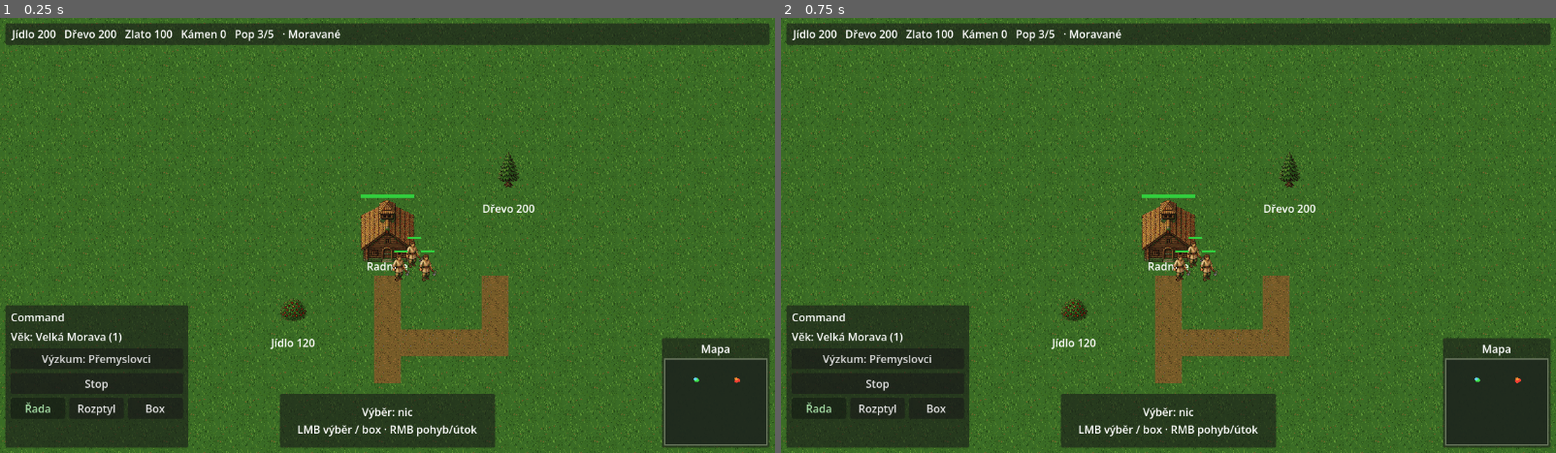
Above: before the commit, frames 1-2 (left to right).
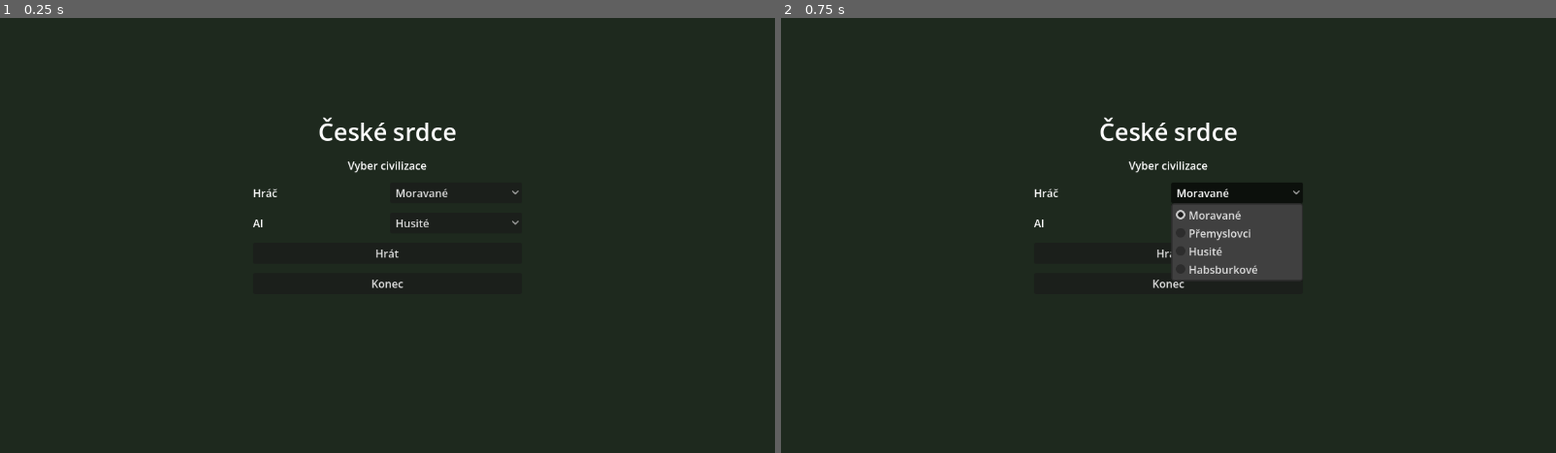
Above: after the commit, the same moments.

Repository: Kosino/ceske-srdce
Game: Godot game, scene res://scenes/ui/MainMenu.tscn
The game is run twice, just before and just after one commit, with the same random seed, the same clock (stepped at 60 frames per second) and the same inputs. Before the commit the project starts from res://scenes/map/Map.tscn.
Inputs (mouse positions are in pixels of both pictures, inside the frame that each line leads up to):
- Up to frame 1 (0.25 s): no input
- Up to frame 2 (0.75 s): click (1238, 192) at 0.5 s, where only the run after the commit has a clickable "Moravané"

The runs differ from the first frame. In frame 1, 83% of the frame differs, in the area x 0-100%, y 0-100%; in frame 2, 83%.

Commit message:
Fáze 3: main menu civ pick + victory/defeat overlay
MainMenu is main_scene; headless still runs Map smokes after menu civ test.
Win/loss requires hall + all units; overlay with time, Znovu, Hlavní menu.

Co-authored-by: Kosino <Kosino@users.noreply.github.com>

Diff:
--- a/project.godot
+++ b/project.godot
@@ -3,7 +3,7 @@
 [application]
 
 config/name="České srdce"
-run/main_scene="res://scenes/map/Map.tscn"
+run/main_scene="res://scenes/ui/MainMenu.tscn"
 config/features=PackedStringArray("4.7", "Forward Plus")
 
 [autoload]
--- /dev/null
+++ b/scenes/ui/MainMenu.tscn
@@ -0,0 +1,87 @@
+[gd_scene load_steps=2 format=3]
+
+[ext_resource type="Script" path="res://scripts/ui/MainMenu.gd" id="1_menu"]
+
+[node name="MainMenu" type="Control"]
+layout_mode = 3
+anchors_preset = 15
+anchor_right = 1.0
+anchor_bottom = 1.0
+grow_horizontal = 2
+grow_vertical = 2
+script = ExtResource("1_menu")
+
+[node name="Bg" type="ColorRect" parent="."]
+layout_mode = 1
+anchors_preset = 15
+anchor_right = 1.0
+anchor_bottom = 1.0
+grow_horizontal = 2
+grow_vertical = 2
+color = Color(0.12, 0.16, 0.12, 1)
+
+[node name="Center" type="VBoxContainer" parent="."]
+layout_mode = 1
+anchors_preset = 8
+anchor_left = 0.5
+anchor_top = 0.5
+anchor_right = 0.5
+anchor_bottom = 0.5
+offset_left = -200.0
+offset_top = -180.0
+offset_right = 200.0
+offset_bottom = 180.0
+grow_horizontal = 2
+grow_vertical = 2
+theme_override_constants/separation = 14
+
+[node name="TitleLabel" type="Label" parent="Center"]
+unique_name_in_owner = true
+layout_mode = 2
+theme_override_font_sizes/font_size = 36
+text = "České srdce"
+horizontal_alignment = 1
+
+[node name="Subtitle" type="Label" parent="Center"]
+layout_mode = 2
+text = "Vyber civilizace"
+horizontal_alignment = 1
+
+[node name="PlayerRow" type="HBoxContainer" parent="Center"]
+layout_mode = 2
+theme_override_constants/separation = 8
+
+[node name="PlayerLbl" type="Label" parent="Center/PlayerRow"]
+layout_mode = 2
+size_flags_horizontal = 3
+text = "Hráč"
+
+[node name="PlayerCivOption" type="OptionButton" parent="Center/PlayerRow"]
+unique_name_in_owner = true
+layout_mode = 2
+size_flags_horizontal = 3
+
+[node name="EnemyRow" type="HBoxContainer" parent="Center"]
+layout_mode = 2
+theme_override_constants/separation = 8
+
+[node name="EnemyLbl" type="Label" parent="Center/EnemyRow"]
+layout_mode = 2
+size_flags_horizontal = 3
+text = "AI"
+
+[node name="EnemyCivOption" type="OptionButton" parent="Center/EnemyRow"]
+unique_name_in_owner = true
+layout_mode = 2
+size_flags_horizontal = 3
+
+[node name="PlayButton" type="Button" parent="Center"]
+layout_mode = 2
+text = "Hrát"
+
+[node name="QuitButton" type="Button" parent="Center"]
+layout_mode = 2
+text = "Konec"
+
+[connection signal="pressed" from="Center/PlayButton" to="." method="_on_play_pressed"]
+[connection signal="pressed" from="Center/QuitButton" to="." method="_on_quit_pressed"]
--- a/scripts/game/VictoryController.gd
+++ b/scripts/game/VictoryController.gd
@@ -1,14 +1,33 @@
 extends Node
 class_name VictoryController
+## Win: enemy Radnice down + no enemy units. Loss: player Radnice down + no player units.
 
 signal match_ended(player_won: bool)
 
 var ended: bool = false
+var player_won: bool = false
+var _enemy_hall_down: bool = false
+var _player_hall_down: bool = false
+var _match_start_msec: int = 0
+var _overlay: CanvasLayer
+var _title_label: Label
+var _time_label: Label
 
 
 func _ready() -> void:
 	add_to_group("victory_controller")
+	_match_start_msec = Time.get_ticks_msec()
+	process_mode = Node.PROCESS_MODE_ALWAYS
 	call_deferred("_connect_halls")
+
+
+func _process(_delta: float) -> void:
+	if ended:
+		return
+	if _enemy_hall_down and _no_units_in_group("enemy_units"):
+		_end_match(true)
+	elif _player_hall_down and _no_units_in_group("player_units"):
+		_end_match(false)
 
 
 func _connect_halls() -> void:
@@ -28,14 +47,148 @@
 
 
 func _on_hall_destroyed(hall: DropOff) -> void:
+	if hall.team != 0:
+		_enemy_hall_down = true
+		print("[VICTORY] enemy Radnice destroyed — waiting for remaining units")
+	else:
+		_player_hall_down = true
+		print("[DEFEAT] player Radnice destroyed — waiting for remaining units")
+
+
+func _no_units_in_group(group: String) -> bool:
+	for n in get_tree().get_nodes_in_group(group):
+		if is_instance_valid(n):
+			return false
+	return true
+
+
+func match_elapsed_sec() -> float:
+	return float(Time.get_ticks_msec() - _match_start_msec) / 1000.0
+
+
+func force_check() -> void:
+	## Headless / screenshot helper.
+	_process(0.0)
+
+
+func _end_match(won: bool) -> void:
 	if ended:
 		return
 	ended = true
-	var player_won := hall.team != 0
-	if player_won:
-		print("[VICTORY] enemy Radnice destroyed — player wins")
-		NotificationManager.show_message("Vítězství! Nepřátelská radnice padla.")
+	player_won = won
+	var secs := match_elapsed_sec()
+	if won:
+		print("[VICTORY] player wins after %.1fs" % secs)
+		NotificationManager.show_message("Vítězství!")
 	else:
-		print("[DEFEAT] player Radnice destroyed — player loses")
-		NotificationManager.show_message("Porážka! Tvá radnice byla zničena.")
-	match_ended.emit(player_won)
+		print("[DEFEAT] player loses after %.1fs" % secs)
+		NotificationManager.show_message("Porážka!")
+	_show_overlay(won, secs)
+	get_tree().paused = true
+	match_ended.emit(won)
+
+
+func _show_overlay(won: bool, secs: float) -> void:
+	if _overlay and is_instance_valid(_overlay):
+		_overlay.queue_free()
+	_overlay = CanvasLayer.new()
+	_overlay.name = "MatchEndOverlay"
+	_overlay.layer = 100
+	_overlay.process_mode = Node.PROCESS_MODE_ALWAYS
+	var root := get_tree().current_scene
+	if root:
+		root.add_child(_overlay)
+	else:
+		add_child(_overlay)
+
+	var dim := ColorRect.new()
+	dim.set_anchors_preset(Control.PRESET_FULL_RECT)
+	dim.color = Color(0, 0, 0, 0.55)
+	dim.mouse_filter = Control.MOUSE_FILTER_STOP
+	_overlay.add_child(dim)
+
+	var panel := PanelContainer.new()
+	panel.set_anchors_preset(Control.PRESET_CENTER)
+	panel.offset_left = -180.0
+	panel.offset_top = -120.0
+	panel.offset_right = 180.0
+	panel.offset_bottom = 120.0
+	_overlay.add_child(panel)
+
+	var margin := MarginContainer.new()
+	margin.add_theme_constant_override("margin_left", 16)
+	margin.add_theme_constant_override("margin_top", 16)
+	margin.add_theme_constant_override("margin_right", 16)
+	margin.add_theme_constant_override("margin_bottom", 16)
+	panel.add_child(margin)
+
+	var vbox := VBoxContainer.new()
+	vbox.add_theme_constant_override("separation", 12)
+	margin.add_child(vbox)
+
+	_title_label = Label.new()
+	_title_label.name = "EndTitle"
+	_title_label.horizontal_alignment = HORIZONTAL_ALIGNMENT_CENTER
+	_title_label.text = "Vítězství!" if won else "Porážka"
+	_title_label.add_theme_font_size_override("font_size", 28)
+	vbox.add_child(_title_label)
+
+	_time_label = Label.new()
+	_time_label.name = "EndTime"
+	_time_label.horizontal_alignment = HORIZONTAL_ALIGNMENT_CENTER
+	_time_label.text = "Čas: %s" % _format_time(secs)
+	vbox.add_child(_time_label)
+
+	var row := HBoxContainer.new()
+	row.add_theme_constant_override("separation", 10)
+	row.alignment = BoxContainer.ALIGNMENT_CENTER
+	vbox.add_child(row)
+
+	var again := Button.new()
+	again.name = "AgainButton"
+	again.text = "Znovu"
+	again.pressed.connect(_on_again_pressed)
+	row.add_child(again)
+
+	var menu := Button.new()
+	menu.name = "MenuButton"
+	menu.text = "Hlavní menu"
+	menu.pressed.connect(_on_menu_pressed)
+	row.add_child(menu)
+
+
+func _format_time(secs: float) -> String:
+	var total := int(floor(secs))
+	var m := total / 60
+	var s := total % 60
+	return "%d:%02d" % [m, s]
+
+
+func _on_again_pressed() -> void:
+	get_tree().paused = false
+	get_tree().change_scene_to_file("res://scenes/map/Map.tscn")
+
+
+func _on_menu_pressed() -> void:
+	get_tree().paused = false
+	get_tree().change_scene_to_file("res://scenes/ui/MainMenu.tscn")
+
+
+func get_overlay() -> CanvasLayer:
+	return _overlay
+
+
+func reset_for_test() -> void:
+	ended = false
+	player_won = false
+	_enemy_hall_down = false
+	_player_hall_down = false
+	_match_start_msec = Time.get_ticks_msec()
+	if get_tree():
+		get_tree().paused = false
+	if _overlay and is_instance_valid(_overlay):
+		_overlay.queue_free()
+	_overlay = null
+	_title_label = null
+	_time_label = null
+	call_deferred("_connect_halls")
--- a/scripts/map/Map.gd
+++ b/scripts/map/Map.gd
@@ -44,8 +44,12 @@
 		await _run_formation_smoke()
 		await _run_ai_economy_smoke()
 		await _run_hud_layout_smoke()
+		await _run_victory_smoke()
+		await _run_defeat_smoke()
 	elif not Engine.is_editor_hint() and OS.get_cmdline_user_args().has("--hud-shot"):
 		await prepare_hud_screenshot()
+	elif not Engine.is_editor_hint() and OS.get_cmdline_user_args().has("--victory-shot"):
+		await prepare_victory_screenshot()
 	elif not Engine.is_editor_hint() and OS.get_cmdline_user_args().has("--formation-shot"):
 		await prepare_formation_screenshot()
 	elif not Engine.is_editor_hint() and OS.get_cmdline_user_args().has("--ai-shot"):
@@ -53,6 +57,35 @@
 	else:
 		await _sample_windowed_fps()
 	NotificationManager.show_message("Start: Radnice + vesničané + zdroje. F3 debug.")
+
+
+## Windowed screenshot of victory overlay (enemy hall + units cleared).
+func prepare_victory_screenshot() -> void:
+	DisplayServer.window_set_size(Vector2i(1280, 720))
+	var debug := get_node_or_null("DebugPanel")
+	if debug:
+		debug.visible = false
+	var ai := get_node_or_null("SimpleEnemyAI") as SimpleEnemyAI
+	if ai:
+		ai.set_process(false)
+	var victory := get_node_or_null("VictoryController") as VictoryController
+	await get_tree().create_timer(0.4).timeout
+	for n in get_tree().get_nodes_in_group("enemy_units"):
+		if is_instance_valid(n):
+			n.queue_free()
+	await get_tree().physics_frame
+	var enemy_hall := get_tree().get_first_node_in_group("enemy_town_hall") as DropOff
+	if enemy_hall:
+		enemy_hall.take_damage(enemy_hall.max_hp + 10.0)
+	await get_tree().physics_frame
+	await get_tree().physics_frame
+	if victory:
+		victory.force_check()
+	# Unpause so the viewport can present the overlay for capture.
+	get_tree().paused = false
+	await get_tree().create_timer(0.4, true, false, true).timeout
+	await get_tree().process_frame
+	_save_shot("victory.png", 0)
 
 
 ## Windowed screenshot of AoE-like HUD with a villager selected (build buttons).
@@ -814,6 +847,80 @@
 		print("[TEST] FAIL HUD layout + villager builds + DebugPanel hidden")
 
 
+## Win = enemy hall down + no enemy units; overlay Vítězství!
+func _run_victory_smoke() -> void:
+	await get_tree().physics_frame
+	var victory := get_node_or_null("VictoryController") as VictoryController
+	var ai := get_node_or_null("SimpleEnemyAI") as SimpleEnemyAI
+	if victory == null:
+		print("[TEST] FAIL victory: no VictoryController")
+		return
+	if ai:
+		ai.set_process(false)
+	victory.reset_for_test()
+	for n in get_tree().get_nodes_in_group("enemy_units"):
+		if is_instance_valid(n):
+			n.queue_free()
+	await get_tree().physics_frame
+	var enemy_hall := get_tree().get_first_node_in_group("enemy_town_hall") as DropOff
+	if enemy_hall == null:
+		print("[TEST] FAIL victory: no enemy hall")
+		return
+	enemy_hall.take_damage(enemy_hall.max_hp + 10.0)
+	await get_tree().physics_frame
+	await get_tree().physics_frame
+	victory.force_check()
+	await get_tree().process_frame
+	var overlay := victory.get_overlay()
+	var title_ok := false
+	if overlay:
+		var title := overlay.find_child("EndTitle", true, false) as Label
+		title_ok = title != null and title.text.contains("Vítězství")
+	var ok := victory.ended and victory.player_won and title_ok
+	print("[TEST] victory ended=%s won=%s title_ok=%s" % [victory.ended, victory.player_won, title_ok])
+	if ok:
+		print("[TEST] PASS victory overlay")
+	else:
+		print("[TEST] FAIL victory overlay")
+	victory.reset_for_test()
+
+
+## Loss = player hall down + no player units; overlay Porážka.
+func _run_defeat_smoke() -> void:
+	await get_tree().physics_frame
+	var victory := get_node_or_null("VictoryController") as VictoryController
+	if victory == null:
+		print("[TEST] FAIL defeat: no VictoryController")
+		return
+	victory.reset_for_test()
+	# Keep a spare unit list; free player units after hall dies.
+	var player_hall := get_tree().get_first_node_in_group("player_town_hall") as DropOff
+	if player_hall == null:
+		print("[TEST] FAIL defeat: no player hall")
+		return
+	player_hall.take_damage(player_hall.max_hp + 10.0)
+	await get_tree().physics_frame
+	for n in get_tree().get_nodes_in_group("player_units"):
+		if is_instance_valid(n):
+			n.queue_free()
+	await get_tree().physics_frame
+	await get_tree().physics_frame
+	victory.force_check()
+	await get_tree().process_frame
+	var overlay := victory.get_overlay()
+	var title_ok := false
+	if overlay:
+		var title := overlay.find_child("EndTitle", true, false) as Label
+		title_ok = title != null and title.text.contains("Porážka")
+	var ok := victory.ended and not victory.player_won and title_ok
+	print("[TEST] defeat ended=%s won=%s title_ok=%s" % [victory.ended, victory.player_won, title_ok])
+	if ok:
+		print("[TEST] PASS defeat overlay")
+	else:
+		print("[TEST] FAIL defeat overlay")
+	victory.reset_for_test()
+
+
 ## AI economy: places ≥1 building and launches a wave within timeout (Husité).
 func _run_ai_economy_smoke() -> void:
 	var ai := get_node_or_null("SimpleEnemyAI") as SimpleEnemyAI
--- /dev/null
+++ b/scripts/ui/MainMenu.gd
@@ -0,0 +1,121 @@
+extends Control
+class_name MainMenu
+## Title screen — pick player + AI civ, then Hrát.
+
+
+const MAP_SCENE := "res://scenes/map/Map.tscn"
+const CIV_ORDER := [
+	CivData.MORAVANE,
+	CivData.PREMYSLOVCI,
+	CivData.HUSITE,
+	CivData.HABSBURKOVE,
+]
+
+@onready var player_option: OptionButton = %PlayerCivOption
+@onready var enemy_option: OptionButton = %EnemyCivOption
+@onready var title_label: Label = %TitleLabel
+
+
+func _ready() -> void:
+	add_to_group("main_menu")
+	_fill_civ_options()
+	_select_civ(player_option, CivData.DEFAULT_PLAYER)
+	_select_civ(enemy_option, CivData.DEFAULT_ENEMY)
+
+	if DisplayServer.get_name() == "headless":
+		await _run_menu_civ_smoke()
+		# Reset defaults so Map smokes stay stable, then load Map (runs all headless tests).
+		GameManager.player_civ = CivData.DEFAULT_PLAYER
+		GameManager.enemy_civ = CivData.DEFAULT_ENEMY
+		get_tree().change_scene_to_file(MAP_SCENE)
+		return
+
+	var args := OS.get_cmdline_user_args()
+	if args.has("--menu-shot"):
+		await _capture_menu_shot()
+		return
+	# Feature screenshots that need the map.
+	for flag in ["--hud-shot", "--victory-shot", "--formation-shot", "--ai-shot"]:
+		if args.has(flag):
+			get_tree().change_scene_to_file(MAP_SCENE)
+			return
+
+
+func _fill_civ_options() -> void:
+	for opt in [player_option, enemy_option]:
+		if opt == null:
+			continue
+		opt.clear()
+		for id in CIV_ORDER:
+			opt.add_item(CivData.civ_name(id))
+			opt.set_item_metadata(opt.item_count - 1, id)
+
+
+func _select_civ(opt: OptionButton, civ_id: String) -> void:
+	if opt == null:
+		return
+	for i in opt.item_count:
+		if str(opt.get_item_metadata(i)) == civ_id:
+			opt.select(i)
+			return
+
+
+func selected_player_civ() -> String:
+	if player_option == null or player_option.selected < 0:
+		return CivData.DEFAULT_PLAYER
+	return str(player_option.get_item_metadata(player_option.selected))
+
+
+func selected_enemy_civ() -> String:
+	if enemy_option == null or enemy_option.selected < 0:
+		return CivData.DEFAULT_ENEMY
+	return str(enemy_option.get_item_metadata(enemy_option.selected))
+
+
+func apply_civ_selection() -> void:
+	GameManager.player_civ = selected_player_civ()
+	GameManager.enemy_civ = selected_enemy_civ()
+
+
+func _on_play_pressed() -> void:
+	apply_civ_selection()
+	get_tree().change_scene_to_file(MAP_SCENE)
+
+
+func _on_quit_pressed() -> void:
+	get_tree().quit()
+
+
+func _run_menu_civ_smoke() -> void:
+	_select_civ(player_option, CivData.PREMYSLOVCI)
+	_select_civ(enemy_option, CivData.HABSBURKOVE)
+	apply_civ_selection()
+	var ok := (
+		GameManager.player_civ == CivData.PREMYSLOVCI
+		and GameManager.enemy_civ == CivData.HABSBURKOVE
+	)
+	print("[TEST] menu civs player=%s enemy=%s" % [GameManager.player_civ, GameManager.enemy_civ])
+	if ok:
+		print("[TEST] PASS menu sets player_civ / enemy_civ")
+	else:
+		print("[TEST] FAIL menu sets player_civ / enemy_civ")
+	await get_tree().process_frame
+
+
+func _capture_menu_shot() -> void:
+	DisplayServer.window_set_size(Vector2i(1280, 720))
+	await get_tree().create_timer(0.8).timeout
+	var img: Image = get_viewport().get_texture().get_image()
+	if img == null or img.get_width() < 2:
+		push_error("[SHOT] empty menu image")
+		get_tree().quit(1)
+		return
+	DirAccess.make_dir_recursive_absolute(ProjectSettings.globalize_path("res://docs/screenshots"))
+	var path := "res://docs/screenshots/menu.png"
+	var err := img.save_png(path)
+	if err != OK:
+		push_error("[SHOT] save failed %s" % err)
+		get_tree().quit(1)
+		return
+	print("[SHOT] saved %s %dx%d" % [ProjectSettings.globalize_path(path), img.get_width(), img.get_height()])
+	get_tree().quit(0)
Binary file added: docs/screenshots/menu.png
Binary file added: docs/screenshots/victory.png
Not shown, changed: docs/DEVELOPMENT_PLAN.md
